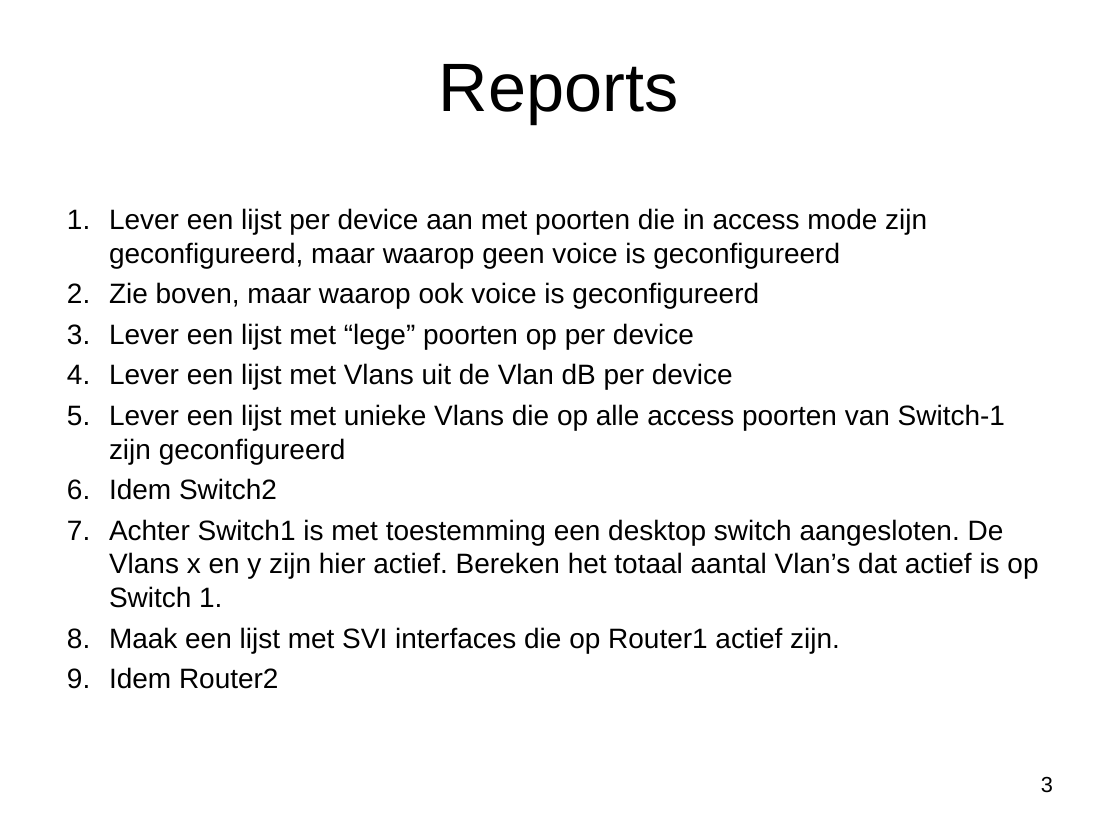
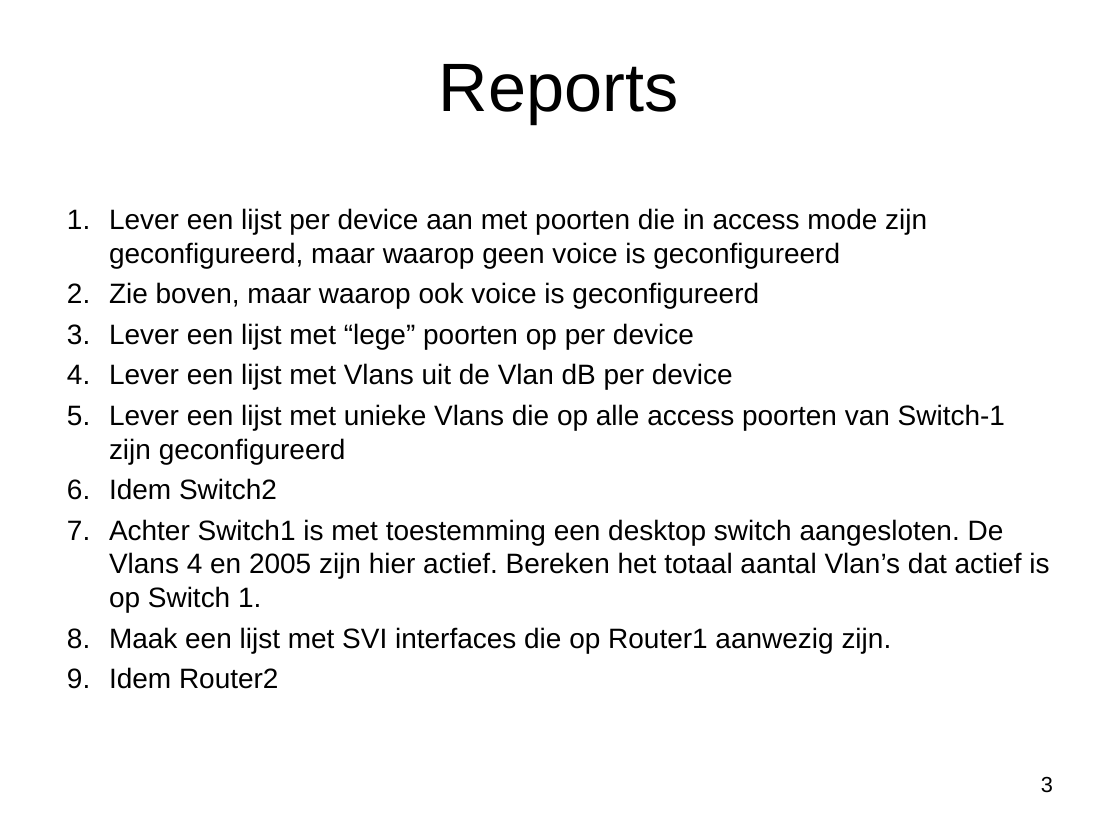
Before and after one commit to hans-vvv/Blue, a slide deck: slide 3 of Les3 en verder/les3 en verder.ppt. Drawn at 1120x840 pixels with LibreOffice and Linux fonts; fonts in the diff are those of the drawing; background and template pictures are left out. Boxes give left, top, right and bottom in pixels: in the first picture for what was removed or moved away, otherwise in the second. Text is boxed around its words. In the diff, an @@ line names an element or a change of style, - is before the commit and + after.

```diff
--- a/Les3 en verder/les3 en verder.ppt
+++ b/Les3 en verder/les3 en verder.ppt
@@ text at (109, 519, 1049, 653): text changed @@
-7. Achter Switch1 is met toestemming een desktop switch aangesloten. De Vlans x en y zijn hier actief. Bereken het totaal aantal Vlan’s dat actief is op Switch 1.
-8. Maak een lijst met SVI interfaces die op Router1 actief zijn.
+7. Achter Switch1 is met toestemming een desktop switch aangesloten. De Vlans 4 en 2005 zijn hier actief. Bereken het totaal aantal Vlan’s dat actief is op Switch 1.
+8. Maak een lijst met SVI interfaces die op Router1 aanwezig zijn.
```
Also in this commit, not shown: 4 other files.
